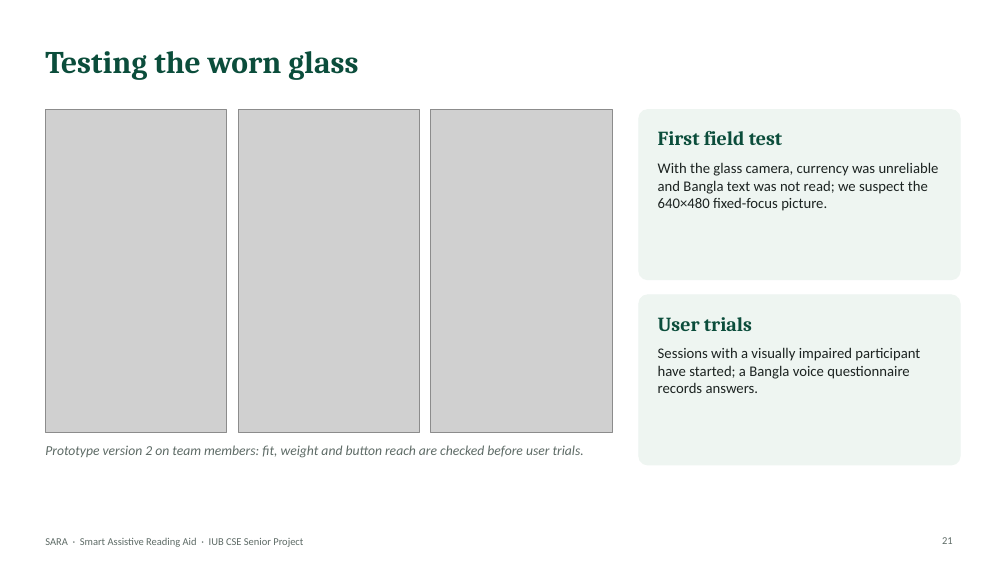
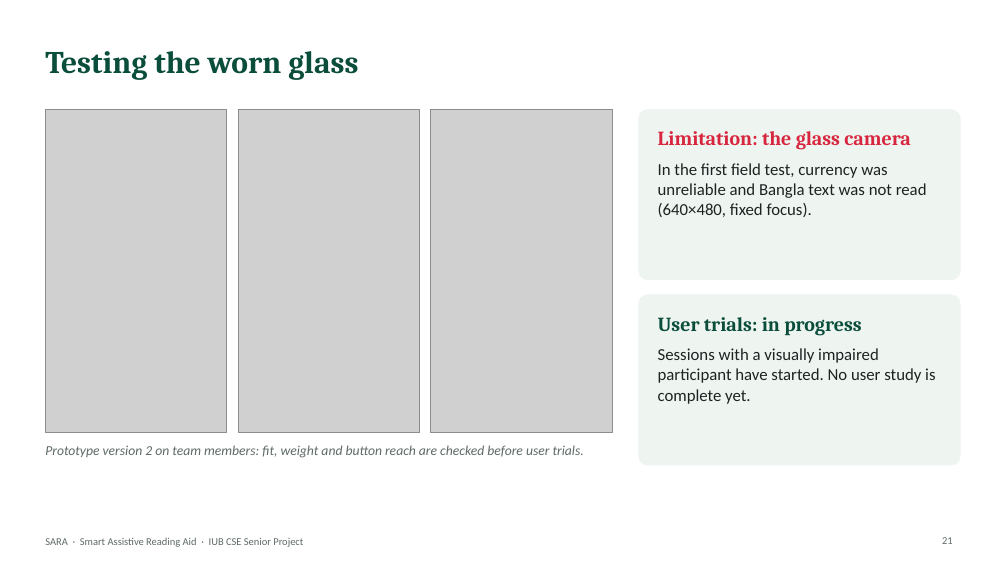
Before and after one commit to aflam330/Senior_project_wearable_glass_for_blind_people_using_ocr_and_ylo, a slide deck: slide 21 of Thesis Report and paper/thesis report/slides/SARA_Presentation.pptx. Drawn at 1008x567 pixels with LibreOffice and Linux fonts; fonts in the diff are those of the drawing; grey boxes stand for pictures. Boxes give left, top, right and bottom in pixels: in the first picture for what was removed or moved away, otherwise in the second. Text is boxed around its words. In the diff, an @@ line names an element or a change of style, - is before the commit and + after.

```diff
--- a/Thesis Report and paper/thesis report/slides/SARA_Presentation.pptx
+++ b/Thesis Report and paper/thesis report/slides/SARA_Presentation.pptx
@@ text at [658, 131, 911, 150]: text changed; text colour #0B4D3B to #D7263D @@
-First field test
+Limitation: the glass camera
@@ text at [658, 163, 927, 217]: text changed; size 14 to 16 pt @@
-With the glass camera, currency was unreliable and Bangla text was not read; we suspect the 640×480 fixed-focus picture.
+In the first field test, currency was unreliable and Bangla text was not read (640×480, fixed focus).
@@ text at [658, 317, 861, 336]: text changed @@
-User trials
+User trials: in progress
@@ text at [658, 348, 935, 404]: text changed; size 14 to 16 pt @@
-Sessions with a visually impaired participant have started; a Bangla voice questionnaire records answers.
+Sessions with a visually impaired participant have started. No user study is complete yet.
```
Also in this commit, not shown: 15 other slides changed, 5 slides added, 4 slides removed, 17 other files.
